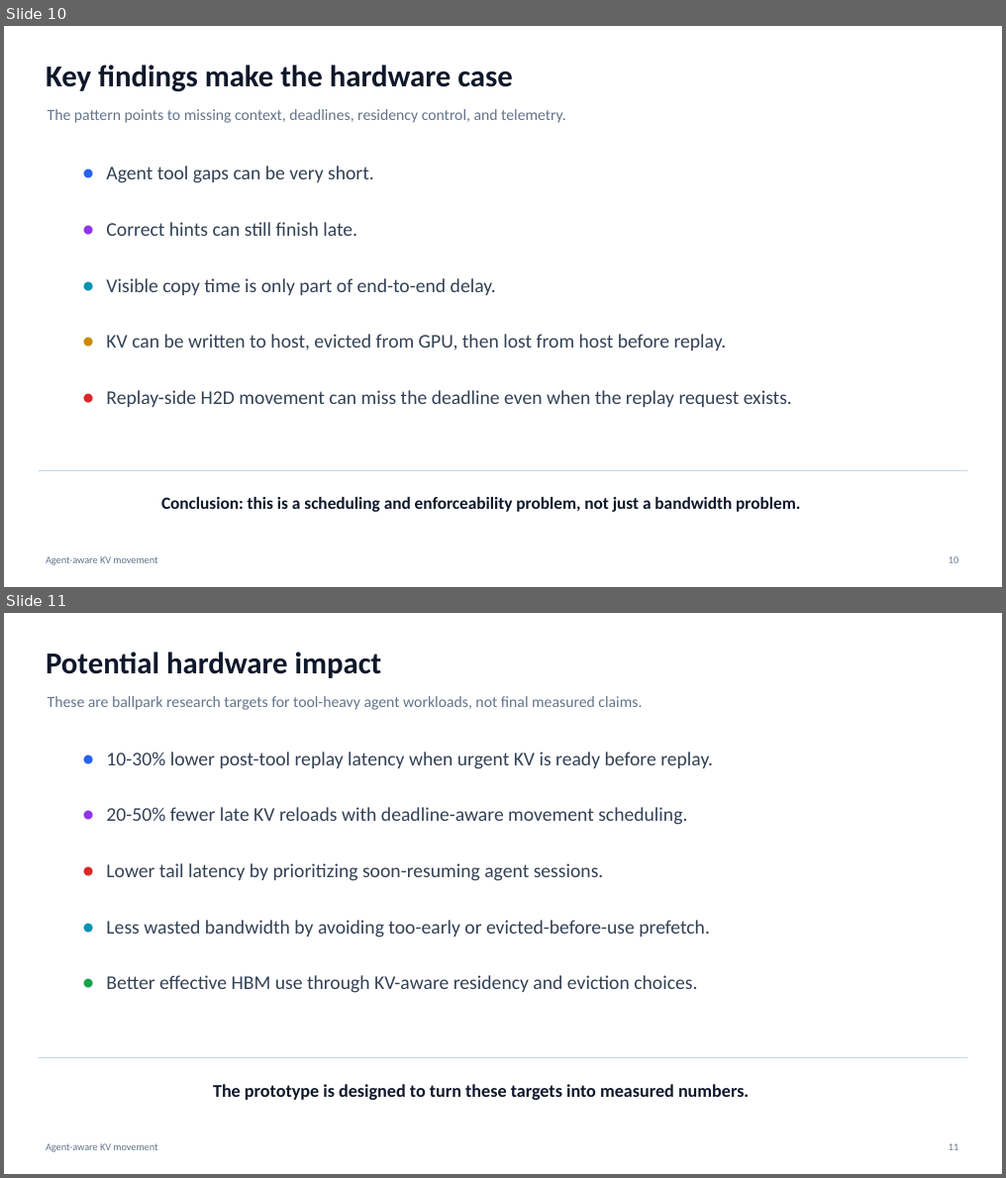
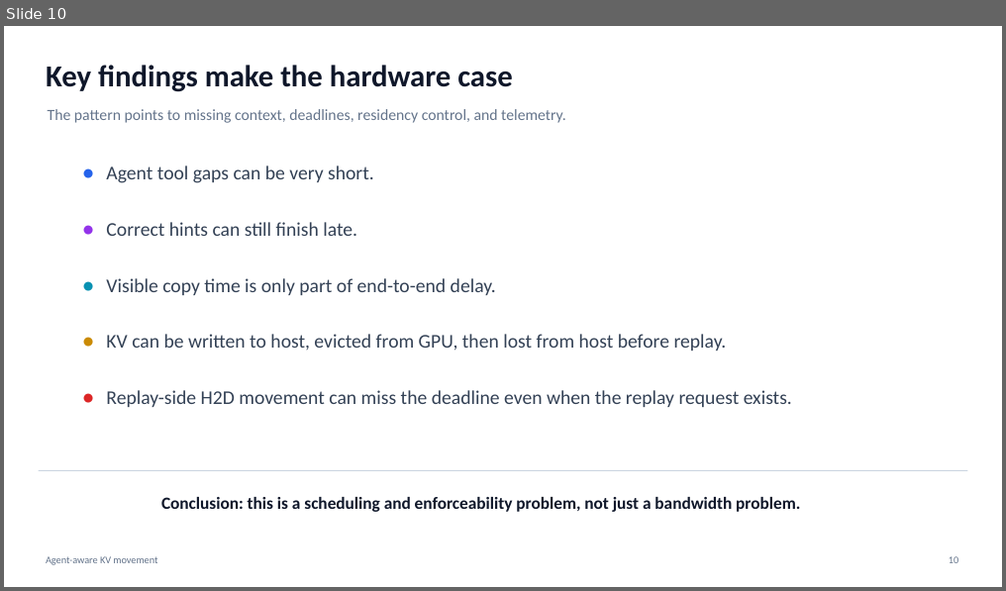
Before and after one commit to the308official-afk/agentic-hardware, a slide deck: sglang_direct_kv/artifacts/slides/agent_aware_kv_movement_manager_deck.pptx. Shown one above the other, each under a label of ours: slides 10 and 11 before the commit, slide 10 after it. The pictures are 1006x1178 and 1006x591 pixels, drawn with LibreOffice and Linux fonts; fonts in the diff are those of the drawing. Boxes give left, top, right and bottom in pixels: in the first picture for what was removed or moved away, otherwise in the second. Text is boxed around its words. In the diff, an @@ line names an element or a change of style, - is before the commit and + after.

```diff
--- a/sglang_direct_kv/artifacts/slides/agent_aware_kv_movement_manager_deck.pptx
+++ b/sglang_direct_kv/artifacts/slides/agent_aware_kv_movement_manager_deck.pptx
@@ slide 11 removed at [4,613,1002,1174], background #FFFFFF @@
@@ text removed at [46,652,382,678] @@
-Potential hardware impact
@@ text removed at [48,696,642,710] @@
-These are ballpark research targets for tool-heavy agent workloads, not final measured claims.
@@ text removed at [76,741,91,765] @@
-•
@@ text removed at [106,752,713,769] @@
-10-30% lower post-tool replay latency when urgent KV is ready before replay.
@@ text removed at [76,797,91,822] @@
-•
@@ text removed at [106,807,687,825] @@
-20-50% fewer late KV reloads with deadline-aware movement scheduling.
@@ text removed at [76,854,91,878] @@
-•
@@ text removed at [106,863,604,881] @@
-Lower tail latency by prioritizing soon-resuming agent sessions.
@@ text removed at [76,909,91,934] @@
-•
@@ text removed at [106,920,710,938] @@
-Less wasted bandwidth by avoiding too-early or evicted-before-use prefetch.
@@ text removed at [76,965,91,990] @@
-•
@@ text removed at [106,975,697,993] @@
-Better effective HBM use through KV-aware residency and eviction choices.
@@ rectangle removed at [39,1058,968,1059] @@
@@ text removed at [213,1084,748,1100] @@
-The prototype is designed to turn these targets into measured numbers.
@@ text removed at [46,1144,157,1153] @@
-Agent-aware KV movement
@@ text removed at [948,1144,958,1151] @@
-11
```
Also in this commit, not shown: 1 slide added, 3 other files.
